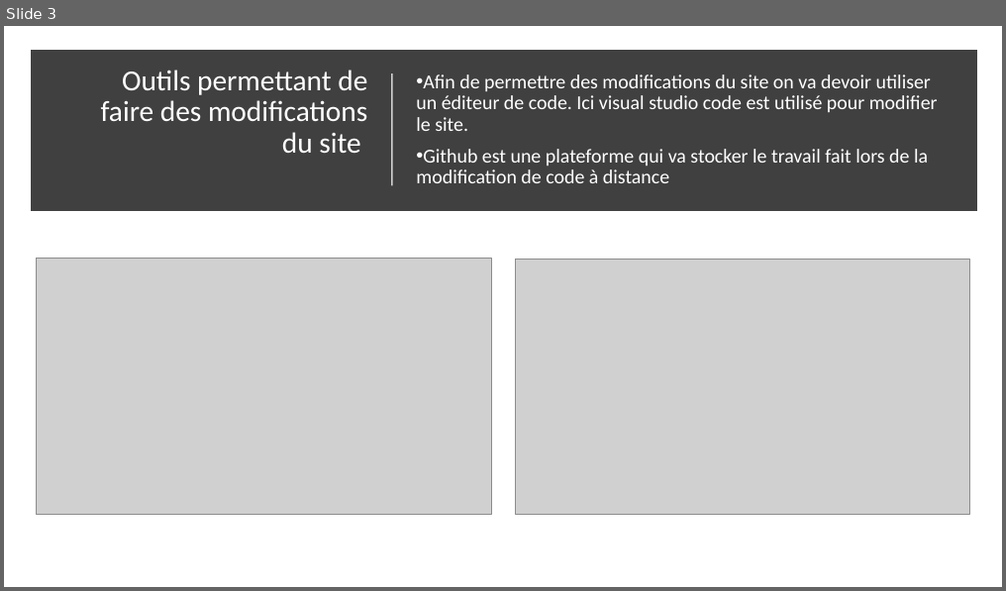
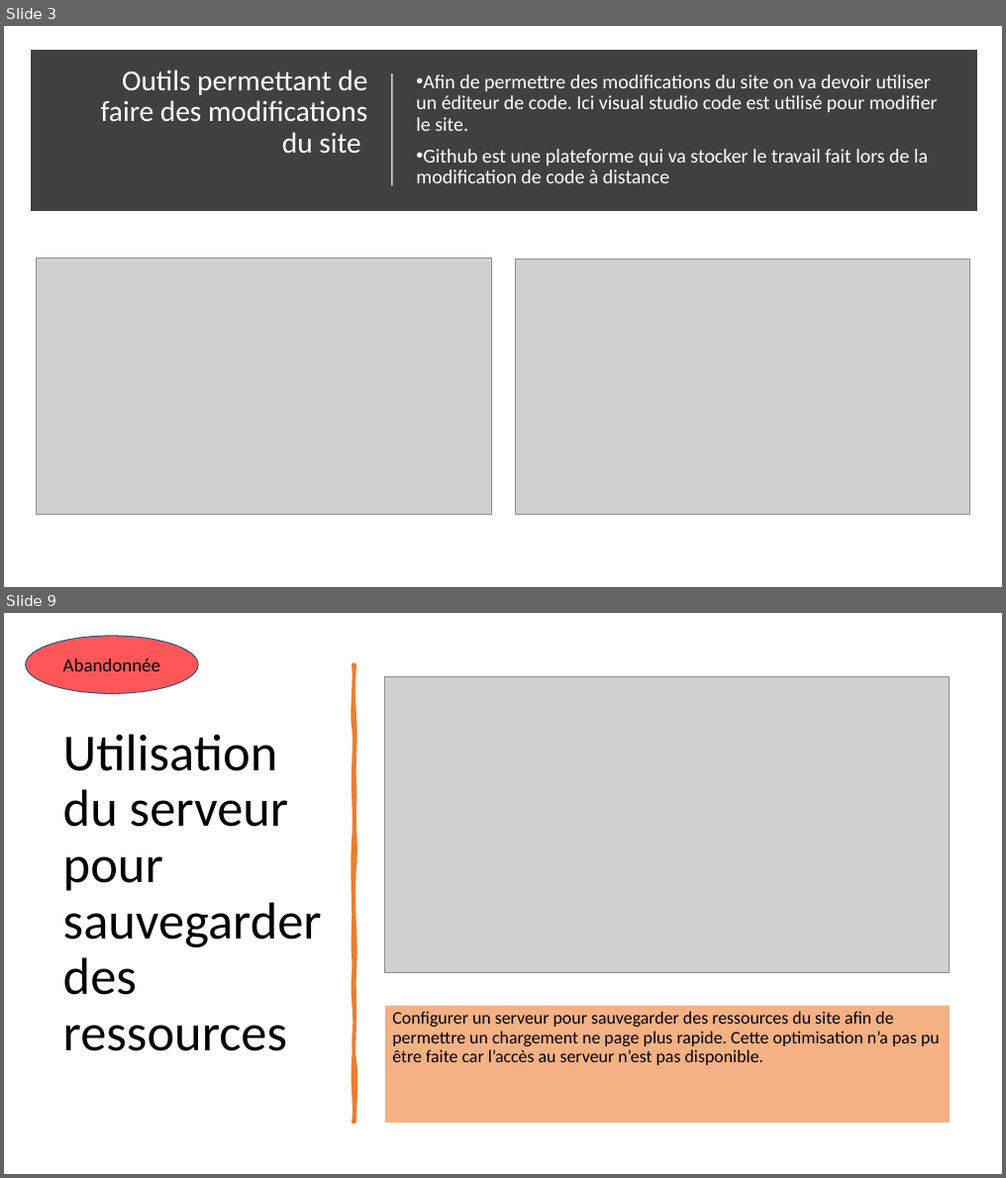
Before and after one commit to LimDavid458/la-panthere-optimise, a slide deck: rapport-seo.pptx. Shown one above the other, each under a label of ours: slide 3 before the commit, slides 3 and 9 after it; the slides between them are not shown. The pictures are 1006x591 and 1006x1178 pixels, drawn with LibreOffice and Linux fonts; fonts in the diff are those of the drawing; grey boxes stand for pictures. Boxes give left, top, right and bottom in pixels: in the first picture for what was removed or moved away, otherwise in the second. Text is boxed around its words. In the diff, an @@ line names an element or a change of style, - is before the commit and + after.

```diff
--- a/rapport-seo.pptx
+++ b/rapport-seo.pptx
@@ slide 9 added at (4, 613, 1002, 1174), background #FFFFFF @@
@@ ellipse added at (26, 636, 199, 693), fill #FF5757, outline #325491 1 pt, 18 pt, text #000000 @@
+Abandonnée
@@ freeform shape added at (353, 664, 355, 1122), fill #ED7D31, outline #ED7D31 3.25 pt @@
@@ picture added at (385, 676, 949, 973) @@
@@ title added at (63, 734, 322, 1052), 50 pt, text #000000 @@
+Utilisation du serveur pour sauvegarder des ressources
@@ text added at (385, 1006, 949, 1123), fill #F4B183, 17 pt, text #000000 @@
+Configurer un serveur pour sauvegarder des ressources du site afin de permettre un chargement ne page plus rapide. Cette optimisation n’a pas pu être faite car l’accès au serveur n’est pas disponible.
```
Also in this commit, not shown: 3 slides changed, 4 other slides added, 5 other files.
